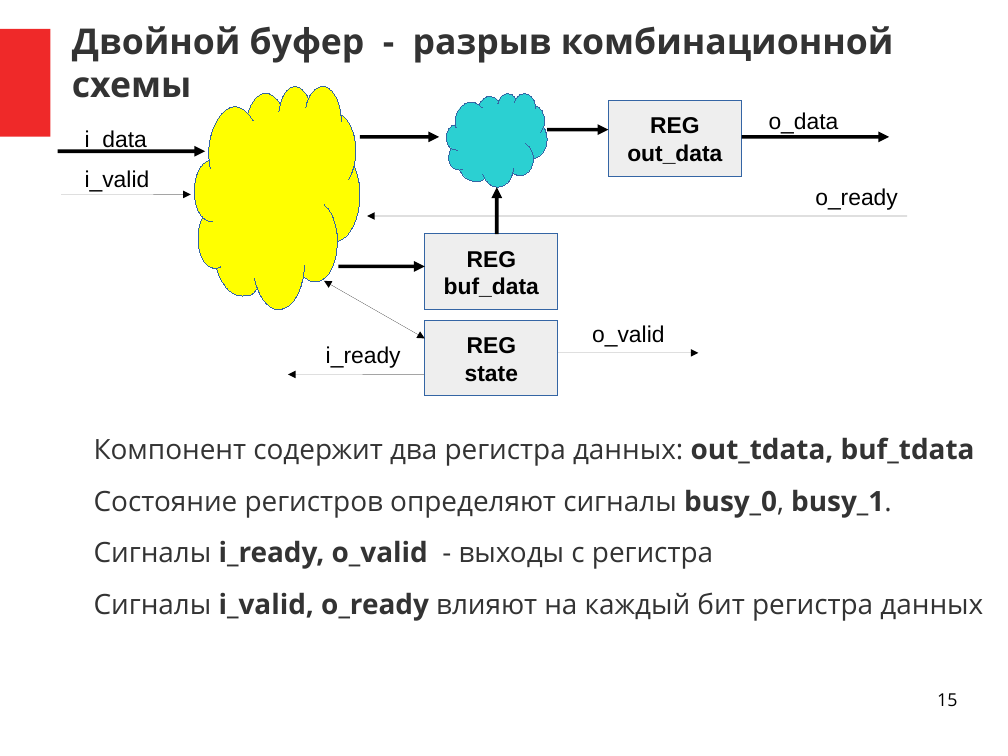
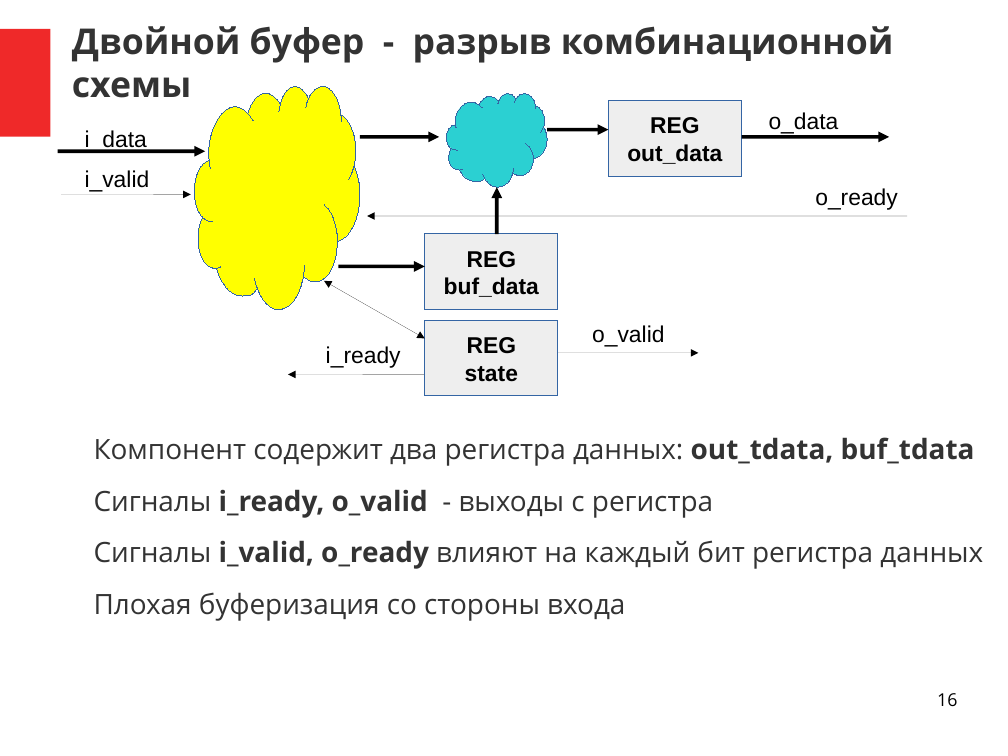
Before and after one commit to DigitalDesignSchool/2021dev, a slide deck: slide 16 of examples/presentation/pr_1.odp (slide 15 before the commit). Drawn at 1008x756 pixels with LibreOffice and Linux fonts; fonts in the diff are those of the drawing. Boxes give left, top, right and bottom in pixels: in the first picture for what was removed or moved away, otherwise in the second. Text is boxed around its words. In the diff, an @@ line names an element or a change of style, - is before the commit and + after.

```diff
--- a/examples/presentation/pr_1.odp
+++ b/examples/presentation/pr_1.odp
@@ text at (94,489,892,518): paragraph removed @@
-Состояние регистров определяют сигналы busy_0, busy_1.
@@ text at (94,592,625,621): paragraph added @@
+Плохая буферизация со стороны входа
@@ page number at (937,693,957,706): text changed @@
-15
+16
```
Also in this commit, not shown: 4 other slides changed, 2 slides added, 2 slides removed, 4 other files.
